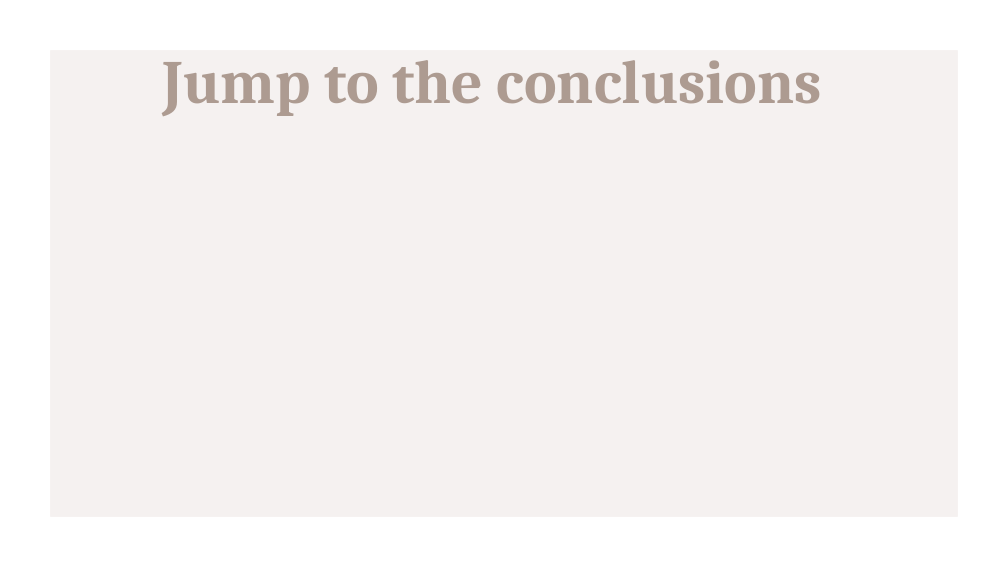
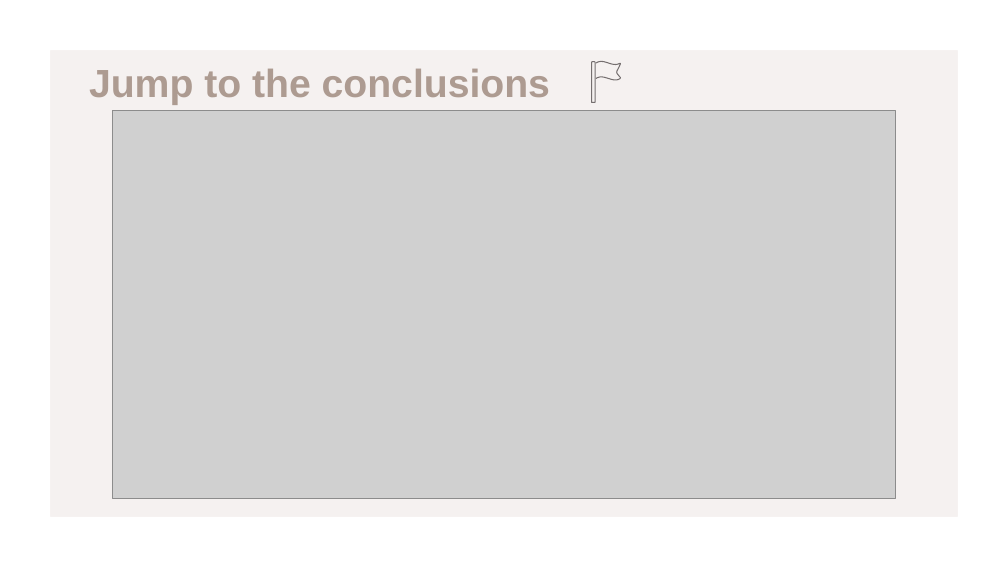
Before and after one commit to domenico-rgs/EFSA-Project, a slide deck: slide 23 of Presentation.pptx. Drawn at 1008x567 pixels with LibreOffice and Linux fonts; fonts in the diff are those of the drawing; grey boxes stand for pictures. Boxes give left, top, right and bottom in pixels: in the first picture for what was removed or moved away, otherwise in the second. Text is boxed around its words. In the diff, an @@ line names an element or a change of style, - is before the commit and + after.

```diff
--- a/Presentation.pptx
+++ b/Presentation.pptx
@@ text "Jump to the conclusions" moved from (x1=162, y1=60, x2=822, y2=116) to (x1=89, y1=68, x2=550, y2=105) @@
@@ text "Jump to the conclusions" at (x1=89, y1=68, x2=550, y2=105): size 44 to 28 pt, font Cambria to Arial @@
@@ freeform shape added at (x1=592, y1=61, x2=596, y2=102), outline #756F6F 0.75 pt @@
@@ freeform shape added at (x1=596, y1=61, x2=620, y2=80), outline #756F6F 0.75 pt @@
@@ picture added at (x1=113, y1=111, x2=896, y2=499) @@
```
Also in this commit, not shown: 3 other slides changed, 1 slide added, 12 slides removed, 3 other files.
